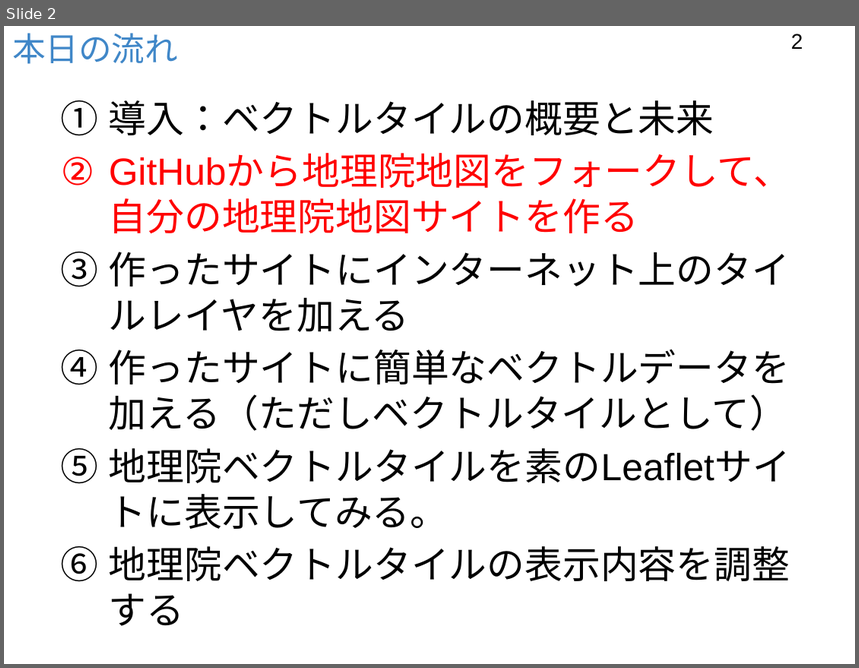
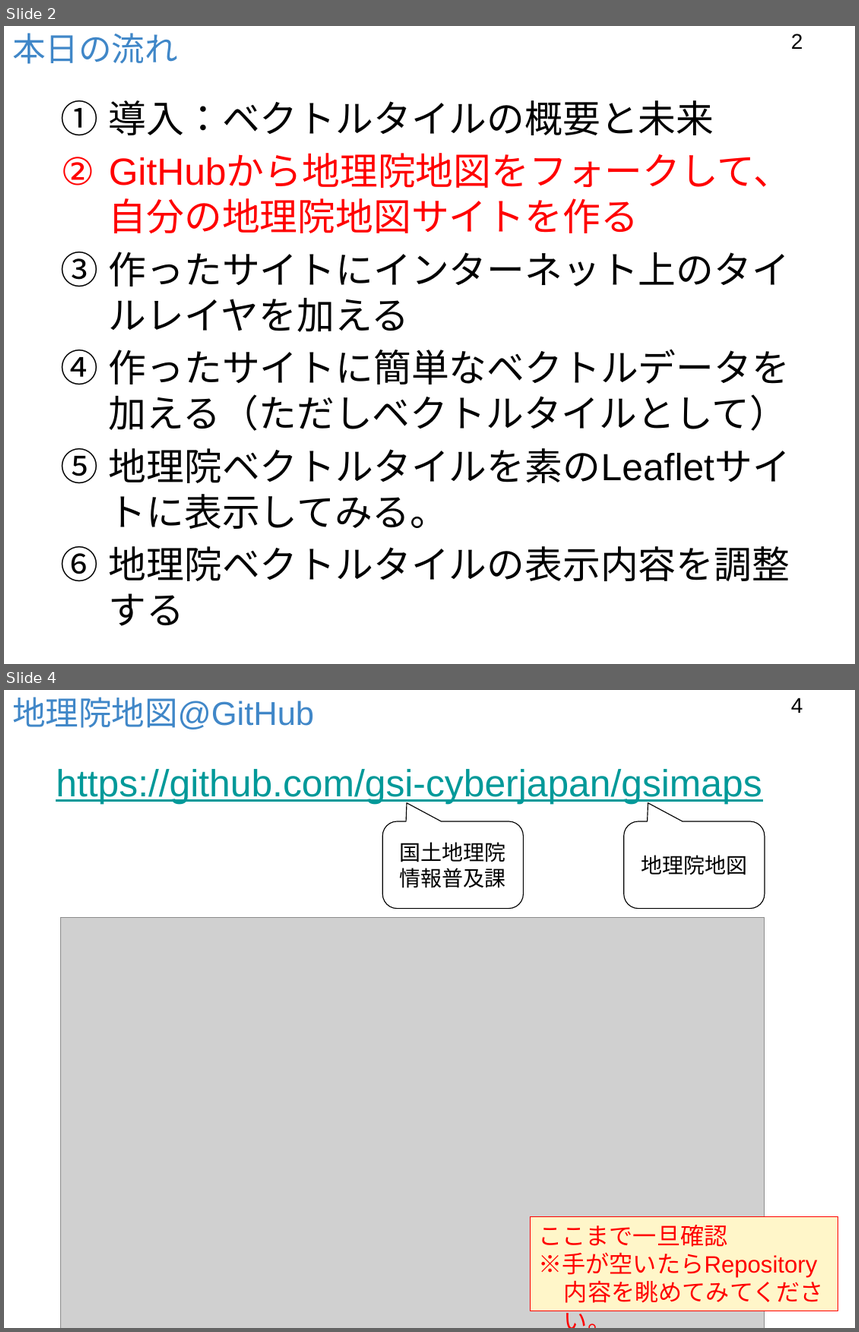
Before and after one commit to foss4g-tokyo-vt/slides, a slide deck: 151009ベクトルタイル利用サイトを作ろうPt.2.pptx. Shown one above the other, each under a label of ours: slide 2 before the commit, slides 2 and 4 after it; the slides between them are not shown. The pictures are 859x668 and 859x1332 pixels, drawn with LibreOffice and Linux fonts; fonts in the diff are those of the drawing; grey boxes stand for pictures; background and template pictures are left out. Boxes give left, top, right and bottom in pixels: in the first picture for what was removed or moved away, otherwise in the second. Text is boxed around its words. In the diff, an @@ line names an element or a change of style, - is before the commit and + after.

```diff
--- a/151009ベクトルタイル利用サイトを作ろうPt.2.pptx
+++ b/151009ベクトルタイル利用サイトを作ろうPt.2.pptx
@@ slide 4 added at box(4, 690, 855, 1328), background #FFFFFF @@
@@ title added at box(12, 697, 314, 730), 28 pt, text #4087C8 @@
+地理院地図@GitHub
@@ page number added at box(791, 698, 804, 713), 18 pt, text #000000 @@
+4
@@ text added at box(56, 769, 762, 804), 32 pt, text #009999, underline @@
+https://github.com/gsi-cyberjapan/gsimaps
@@ rounded speech box added at box(382, 822, 523, 909), fill #FFFFFF, outline #000000 0.75 pt, 18 pt, text #000000 @@
+国土地理院
+情報普及課
@@ rounded speech box added at box(623, 822, 764, 909), fill #FFFFFF, outline #000000 0.75 pt, 18 pt, text #000000 @@
+地理院地図
@@ picture added at box(61, 917, 765, 1328) @@
@@ rectangle added at box(530, 1217, 838, 1312), fill #FFF6C9, outline #FF0000 0.75 pt, 20 pt, text #FF0000 @@
+ここまで一旦確認
+※手が空いたらRepository内容を眺めてみてください。
```
Also in this commit, not shown: 6 other slides added.
